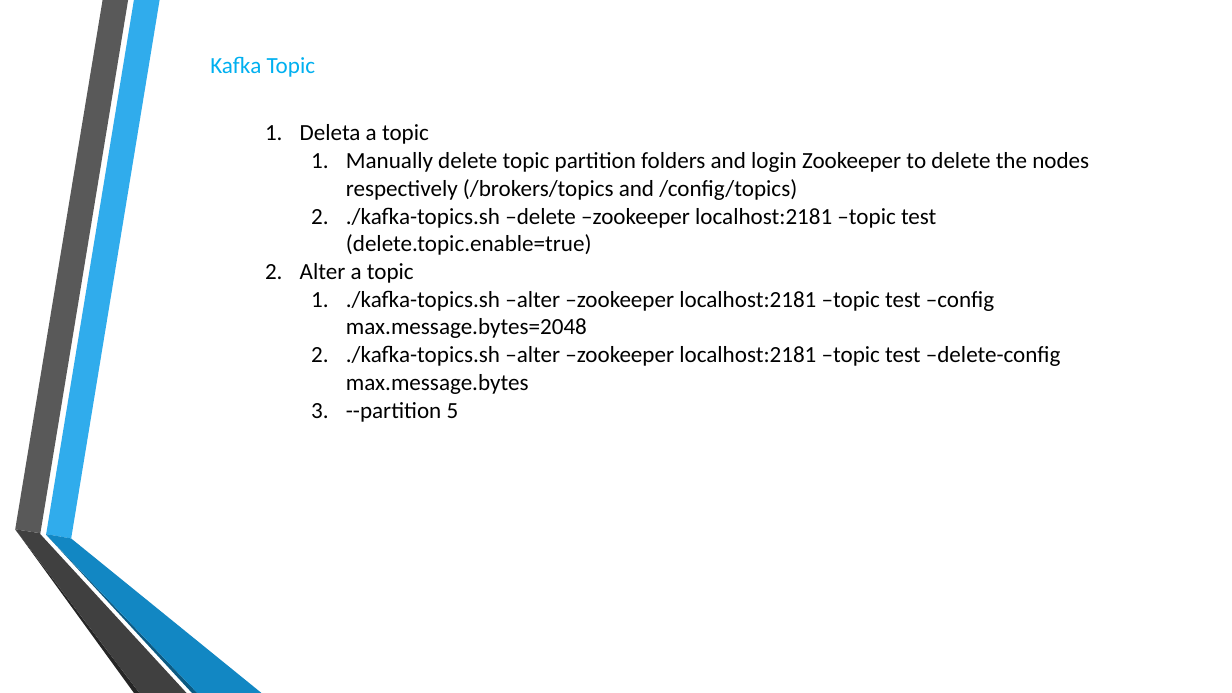
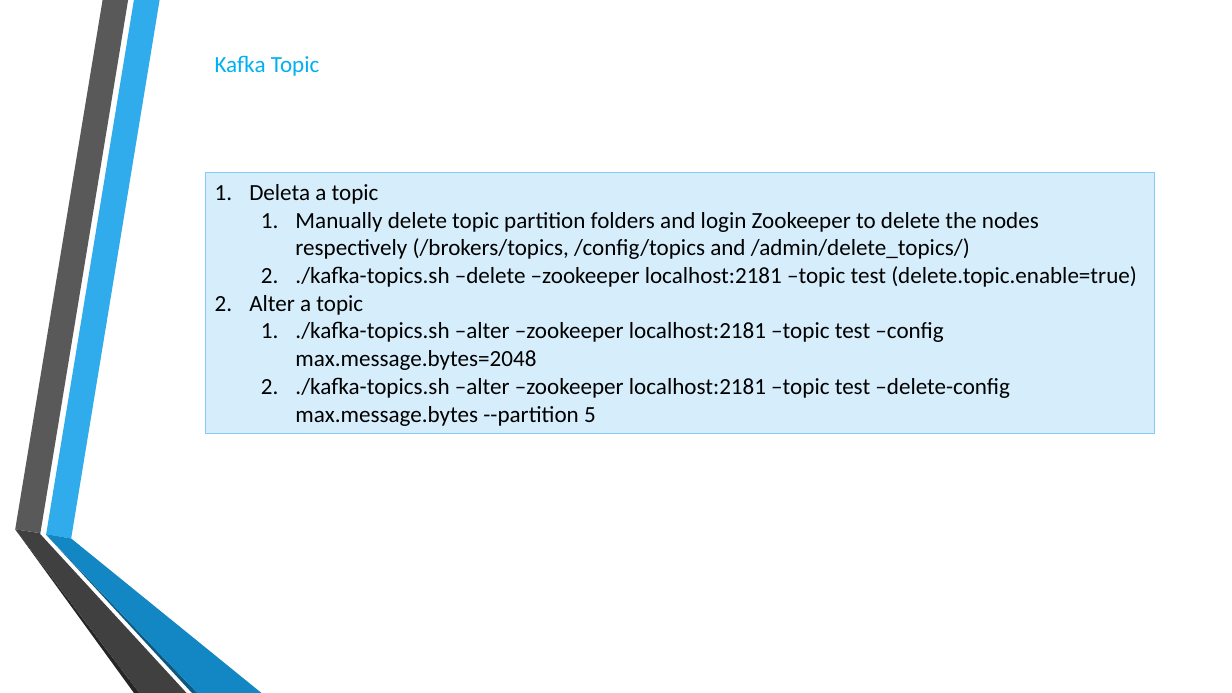
Before and after one commit to RobertLii/Tutorials, a slide deck: slide 46 of Kafka introduction.pptx (slide 47 before the commit). Drawn at 1232x693 pixels with LibreOffice and Linux fonts; fonts in the diff are those of the drawing; background and template pictures are left out. Boxes give left, top, right and bottom in pixels: in the first picture for what was removed or moved away, otherwise in the second. Text is boxed around its words. In the diff, an @@ line names an element or a change of style, - is before the commit and + after.

Commit message:
update ppt

```diff
--- a/Kafka introduction.pptx
+++ b/Kafka introduction.pptx
@@ text "Kafka Topic": place and size @@
-text "Kafka Topic" at <box>210,56,316,77</box>
+text "Kafka Topic" at <box>215,55,320,76</box>
@@ rectangle "Deleta a topic": place and size @@
-rectangle "Deleta a topic" at <box>300,124,1089,422</box>
+rectangle "Deleta a topic" at <box>205,173,1154,434</box>
@@ rectangle "Deleta a topic" at <box>205,173,1154,434</box>: fill none to #D6EEFB; outline none to #83CDF4 0.75 pt @@
@@ text in rectangle at <box>295,212,1039,259</box>: text changed @@
-  1. Manually delete topic partition folders and login Zookeeper to delete the nodes respectively (/brokers/topics and /config/topics)
+  1. Manually delete topic partition folders and login Zookeeper to delete the nodes respectively (/brokers/topics, /config/topics and /admin/delete_topics/)
@@ text in rectangle at <box>295,377,1010,426</box>: text changed @@
-  2. ./kafka-topics.sh –alter –zookeeper localhost:2181 –topic test –delete-config max.message.bytes
-  3. --partition 5
+  2. ./kafka-topics.sh –alter –zookeeper localhost:2181 –topic test –delete-config max.message.bytes --partition 5
```
Also in this commit, not shown: 16 other slides changed, 2 slides added, 10 slides removed.
